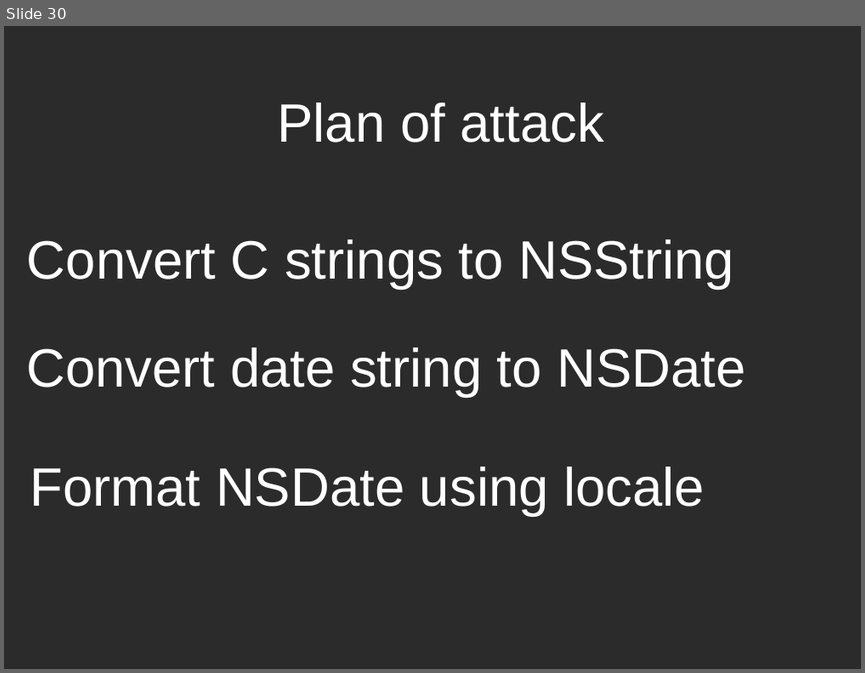
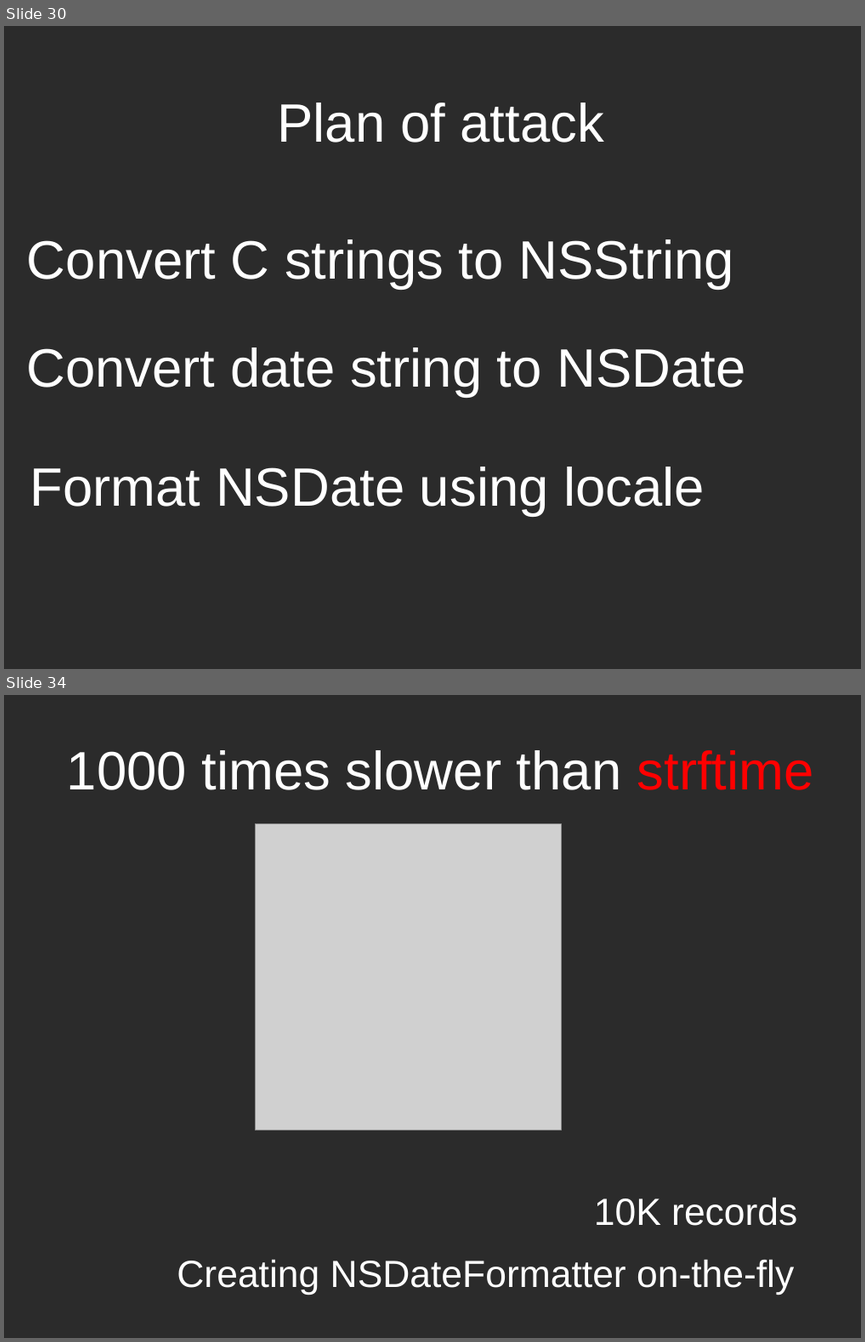
Before and after one commit to dodikk/ESLocale, a slide deck: article/slides/CalendarSqlite.odp. Shown one above the other, each under a label of ours: slide 30 before the commit, slides 30 and 34 after it; the slides between them are not shown. The pictures are 865x673 and 865x1342 pixels, drawn with LibreOffice and Linux fonts; fonts in the diff are those of the drawing; grey boxes stand for pictures; background and template pictures are left out; a plain dark background stands for a picture behind light text. Boxes give left, top, right and bottom in pixels: in the first picture for what was removed or moved away, otherwise in the second. Text is boxed around its words. In the diff, an @@ line names an element or a change of style, - is before the commit and + after.

```diff
--- a/article/slides/CalendarSqlite.odp
+++ b/article/slides/CalendarSqlite.odp
@@ slide 34 added at <box>4,695,861,1338</box>, background picture (left out) @@
@@ text added at <box>67,750,814,790</box>, 50 pt, text #FFFFFF @@
+1000 times slower than strftime
@@ picture added at <box>255,823,562,1129</box> @@
@@ text added at <box>594,1197,797,1225</box>, 35 pt, text #FFFFFF @@
+10K records
@@ text added at <box>177,1259,794,1295</box>, 35 pt, text #FFFFFF @@
+Creating NSDateFormatter on-the-fly
```
Also in this commit, not shown: 6 slides changed, 9 other slides added, 2 slides removed, 11 other files.
